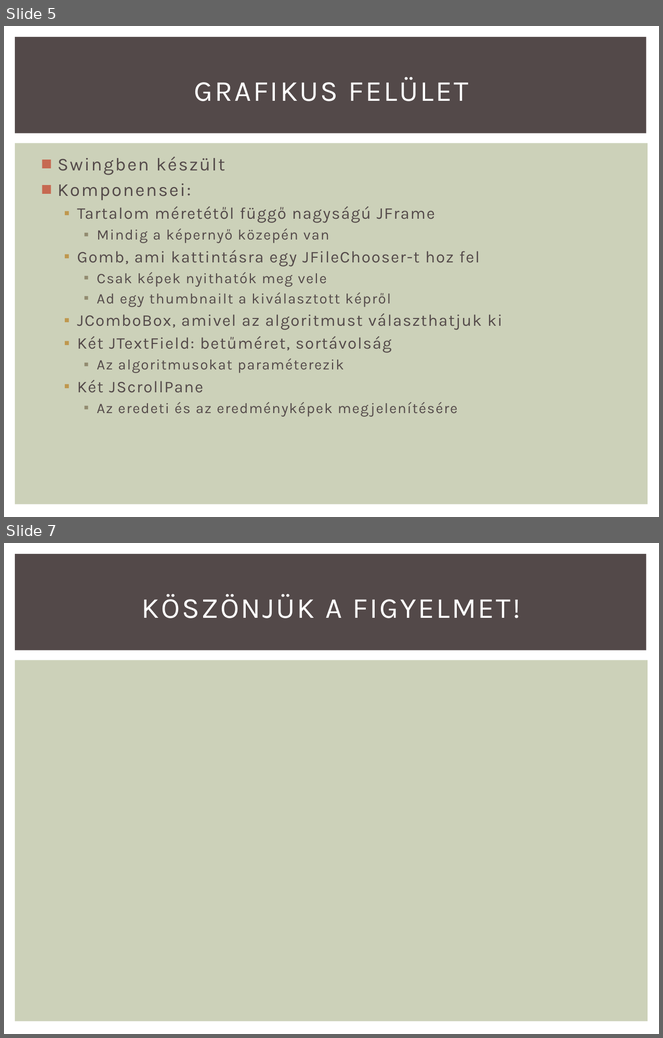
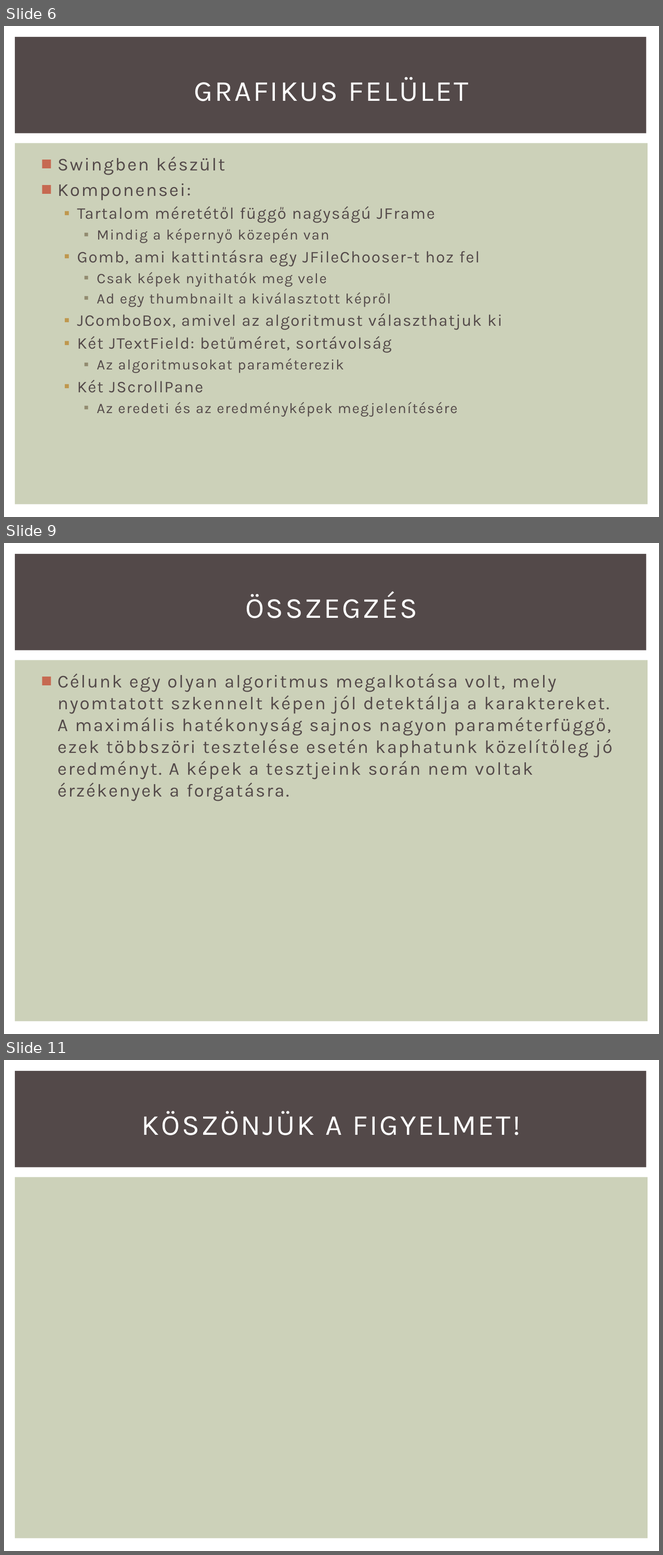
Before and after one commit to Btib/ImProcPoject, a slide deck: ImProc/Img/1_Prezentáció.pptx. Shown one above the other, each under a label of ours: slides 5 and 7 before the commit, slides 6, 9 and 11 after it; the slides between them are not shown. The pictures are 663x1038 and 663x1555 pixels, drawn with LibreOffice and Linux fonts; fonts in the diff are those of the drawing. Boxes give left, top, right and bottom in pixels: in the first picture for what was removed or moved away, otherwise in the second. Text is boxed around its words. In the diff, an @@ line names an element or a change of style, - is before the commit and + after.

```diff
--- a/ImProc/Img/1_Prezentáció.pptx
+++ b/ImProc/Img/1_Prezentáció.pptx
@@ slide 9 added at box(4, 543, 659, 1034), background #FFFFFF; not listed: 2 template elements that a slide beside it also shows @@
@@ title added at box(245, 591, 417, 618), 32 pt, text #FFFFFF @@
+ÖSSZEGZÉS
@@ text added at box(58, 674, 613, 801), 20 pt, text #534949 @@
+■ Célunk egy olyan algoritmus megalkotása volt, mely nyomtatott szkennelt képen jól detektálja a karaktereket. A maximális hatékonyság sajnos nagyon paraméterfüggő, ezek többszöri tesztelése esetén kaphatunk közelítőleg jó eredményt. A képek a tesztjeink során nem voltak érzékenyek a forgatásra.
@@ what was slide 5 is now slide 6 @@
@@ what was slide 7 is now slide 11 @@
```
Also in this commit, not shown: 5 other slides added, 2 slides removed, 21 other files.
